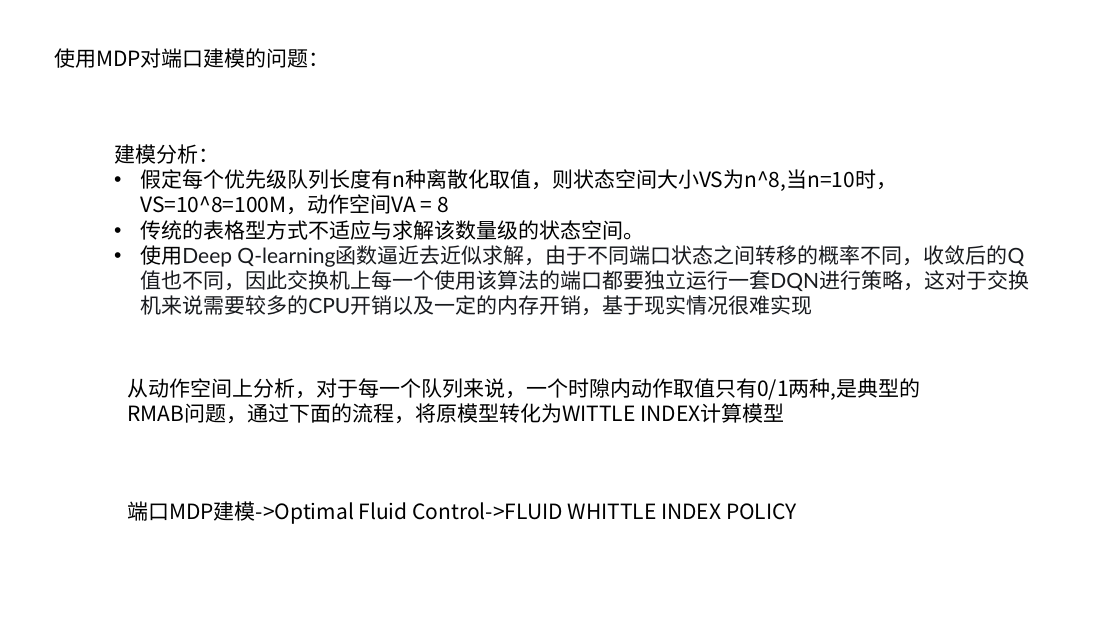
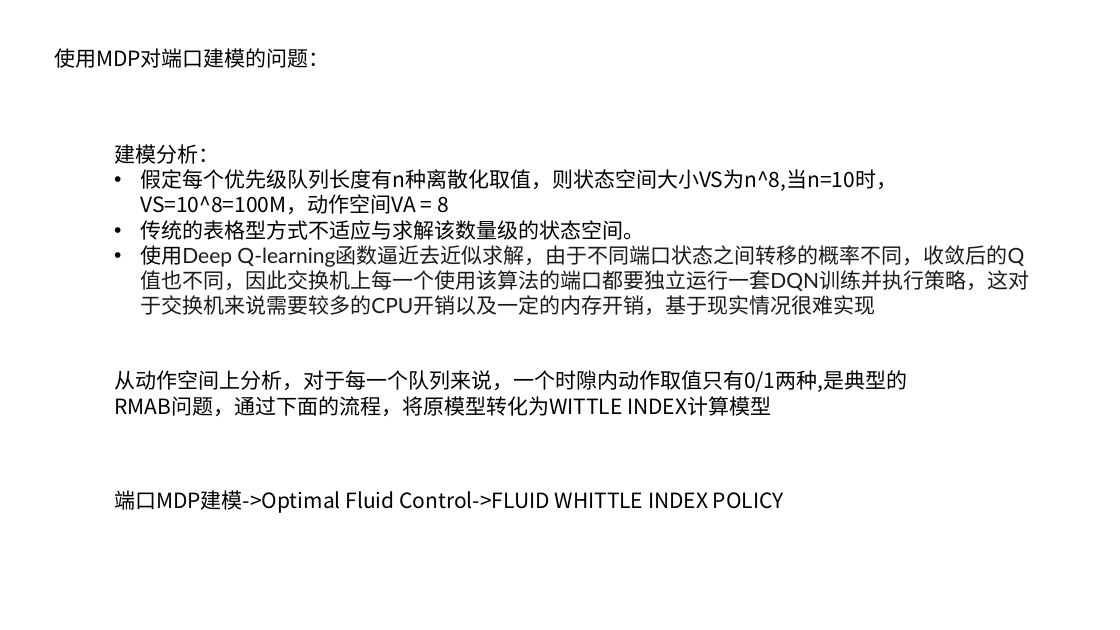
Before and after one commit to JinPeng-Zhang/RMAB, a slide deck: slide 17 of PPT/ECN-WI - 副本.pptx. Drawn at 1120x630 pixels with LibreOffice and Linux fonts; fonts in the diff are those of the drawing. Boxes give left, top, right and bottom in pixels: in the first picture for what was removed or moved away, otherwise in the second. Text is boxed around its words. In the diff, an @@ line names an element or a change of style, - is before the commit and + after.

```diff
--- a/PPT/ECN-WI - 副本.pptx
+++ b/PPT/ECN-WI - 副本.pptx
@@ text at (140, 245, 1029, 315): text changed @@
-• 使用Deep Q-learning函数逼近去近似求解，由于不同端口状态之间转移的概率不同，收敛后的Q值也不同，因此交换机上每一个使用该算法的端口都要独立运行一套DQN进行策略，这对于交换机来说需要较多的CPU开销以及一定的内存开销，基于现实情况很难实现
+• 使用Deep Q-learning函数逼近去近似求解，由于不同端口状态之间转移的概率不同，收敛后的Q值也不同，因此交换机上每一个使用该算法的端口都要独立运行一套DQN训练并执行策略，这对于交换机来说需要较多的CPU开销以及一定的内存开销，基于现实情况很难实现
@@ text "从动作空间上分析，对于每一个队列来说，一个时隙内动作取值只有0/1两种,是典型的RMAB问题，通过下面的流程，将原模型转 ...": place and size @@
-text "从动作空间上分析，对于每一个队列来说，一个时隙内动作取值只有0/1两种,是典型的RMAB问题，通过下面的流程，将原模型转 ..." at (127, 378, 920, 423)
+text "从动作空间上分析，对于每一个队列来说，一个时隙内动作取值只有0/1两种,是典型的RMAB问题，通过下面的流程，将原模型转 ..." at (114, 370, 907, 416)
@@ text "端口MDP建模->Optimal Fluid Control->FLUID WHITTLE INDEX ...": place and size @@
-text "端口MDP建模->Optimal Fluid Control->FLUID WHITTLE INDEX ..." at (127, 501, 797, 524)
+text "端口MDP建模->Optimal Fluid Control->FLUID WHITTLE INDEX ..." at (114, 490, 784, 513)
```
Also in this commit, not shown: 4 other slides changed, 4 slides added, 1 slide removed, 8 other files.
